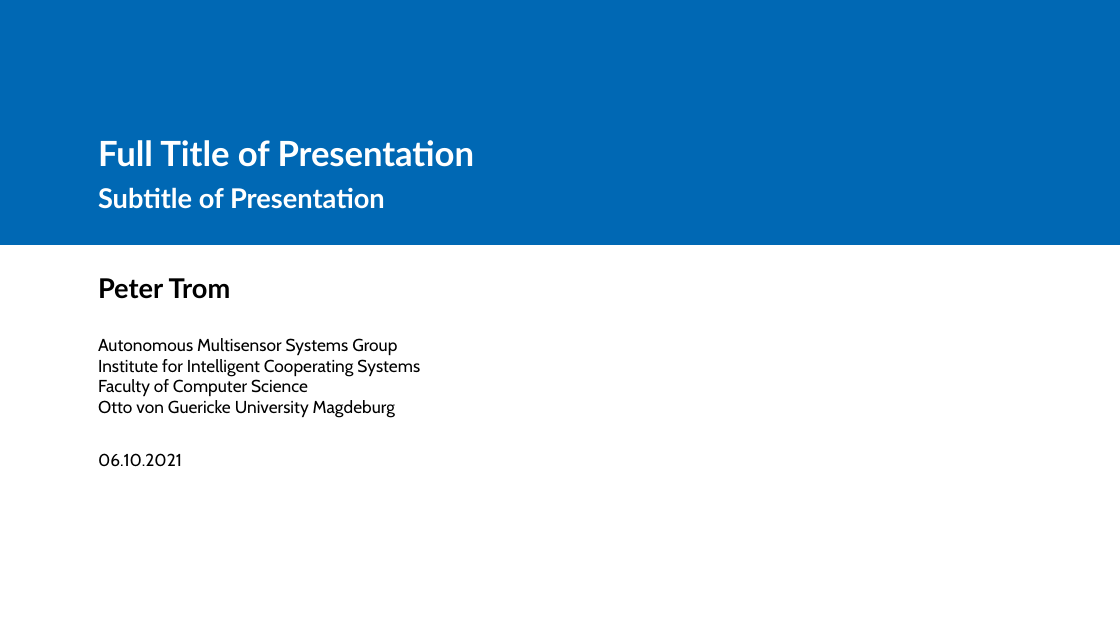
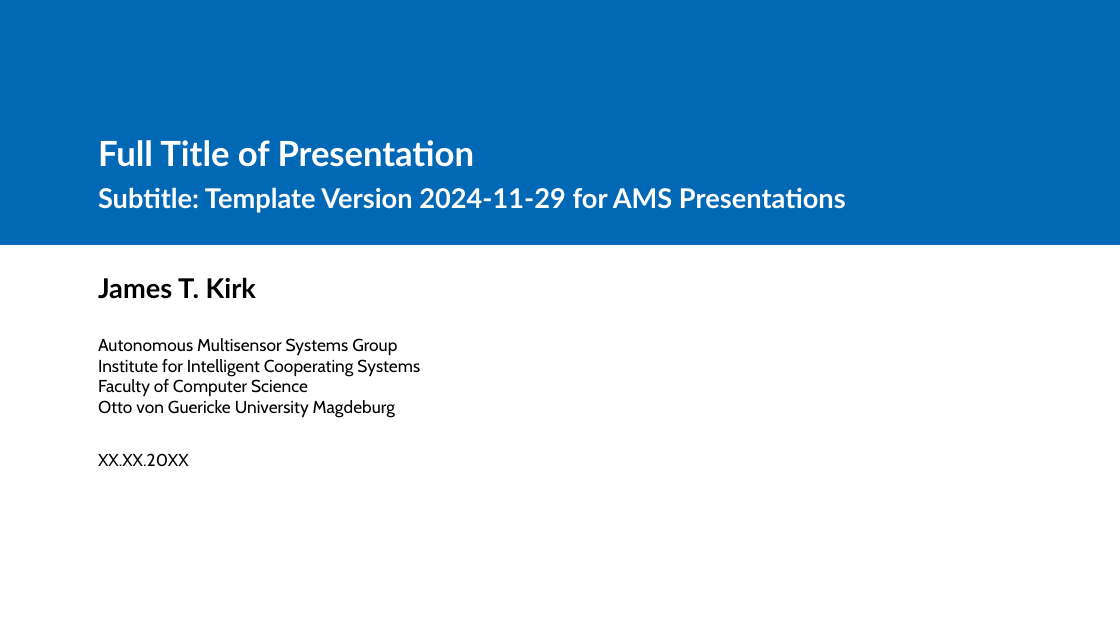
Before and after one commit to OVGU-AMS/Templates, a slide deck: slide 1 of Presentations/Powerpoint/Template.potx. Drawn at 1120x630 pixels with LibreOffice and Linux fonts; fonts in the diff are those of the drawing; background and template pictures are left out. Boxes give left, top, right and bottom in pixels: in the first picture for what was removed or moved away, otherwise in the second. Text is boxed around its words. In the diff, an @@ line names an element or a change of style, - is before the commit and + after.

```diff
--- a/Presentations/Powerpoint/Template.potx
+++ b/Presentations/Powerpoint/Template.potx
@@ subtitle at <box>98,187,846,213</box>: text changed @@
-Subtitle of Presentation
+Subtitle: Template Version 2024-11-29 for AMS Presentations
@@ text at <box>98,277,256,299</box>: text changed @@
-Peter Trom
+James T. Kirk
@@ text at <box>98,453,189,467</box>: text changed @@
-06.10.2021
+XX.XX.20XX
```
Also in this commit, not shown: 7 other slides changed, 3 other files.
